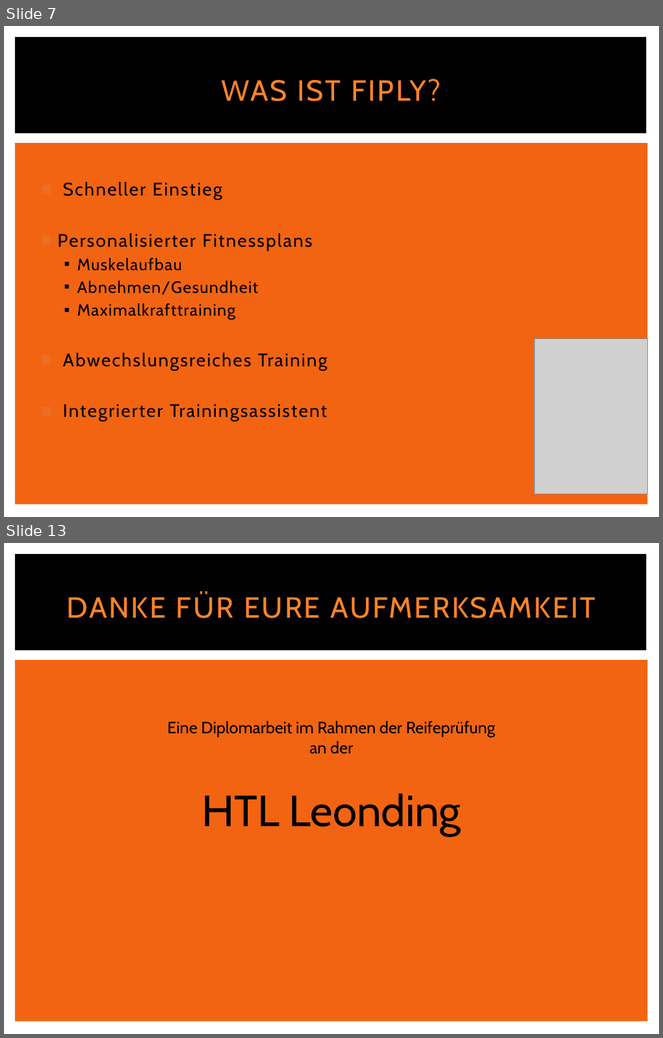
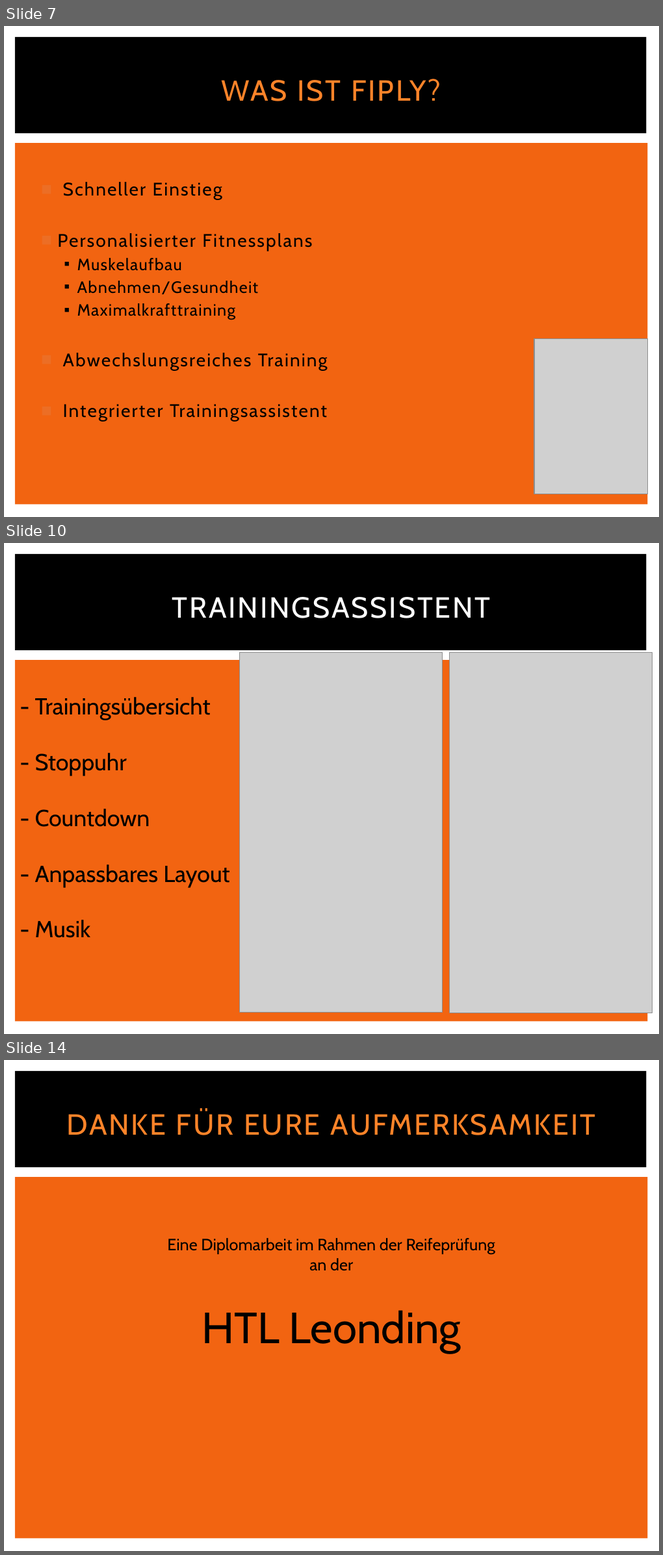
Before and after one commit to htl-leonding/2015_fiply, a slide deck: FIPLY/Dokumente/Präsentation.pptx. Shown one above the other, each under a label of ours: slides 7 and 13 before the commit, slides 7, 10 and 14 after it; the slides between them are not shown. The pictures are 663x1038 and 663x1555 pixels, drawn with LibreOffice and Linux fonts; fonts in the diff are those of the drawing; grey boxes stand for pictures. Boxes give left, top, right and bottom in pixels: in the first picture for what was removed or moved away, otherwise in the second. Text is boxed around its words. In the diff, an @@ line names an element or a change of style, - is before the commit and + after.

```diff
--- a/FIPLY/Dokumente/Präsentation.pptx
+++ b/FIPLY/Dokumente/Präsentation.pptx
@@ slide 10 added at (4,543,659,1034), background #FFFFFF; not listed: 2 template elements that a slide beside it also shows @@
@@ title added at (172,597,491,618), 32 pt, text #FFFFFF @@
+TRAININGSASSISTENT
@@ picture added at (240,652,442,1013) @@
@@ picture added at (449,653,652,1014) @@
@@ text added at (35,697,230,938), 25.5 pt, text #000000 @@
+- Trainingsübersicht
+- Stoppuhr
+- Countdown
+- Anpassbares Layout
+- Musik
@@ what was slide 13 is now slide 14 @@
```
Also in this commit, not shown: 2 slides changed, 3 other slides added, 3 slides removed, 9 other files.
